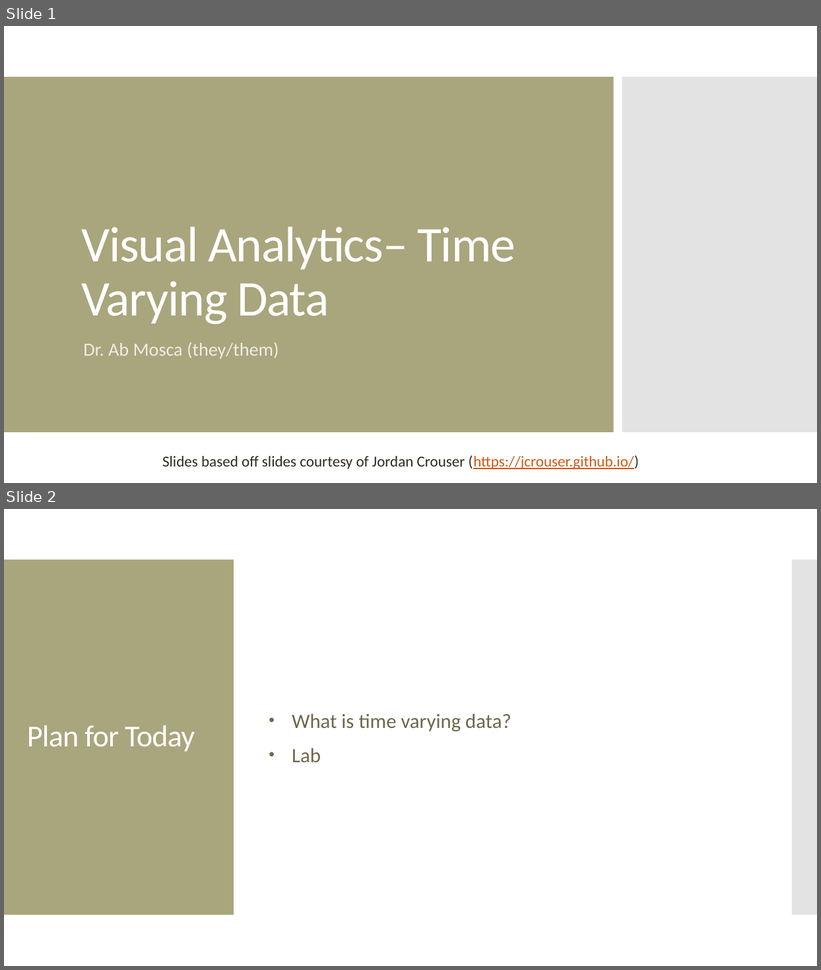
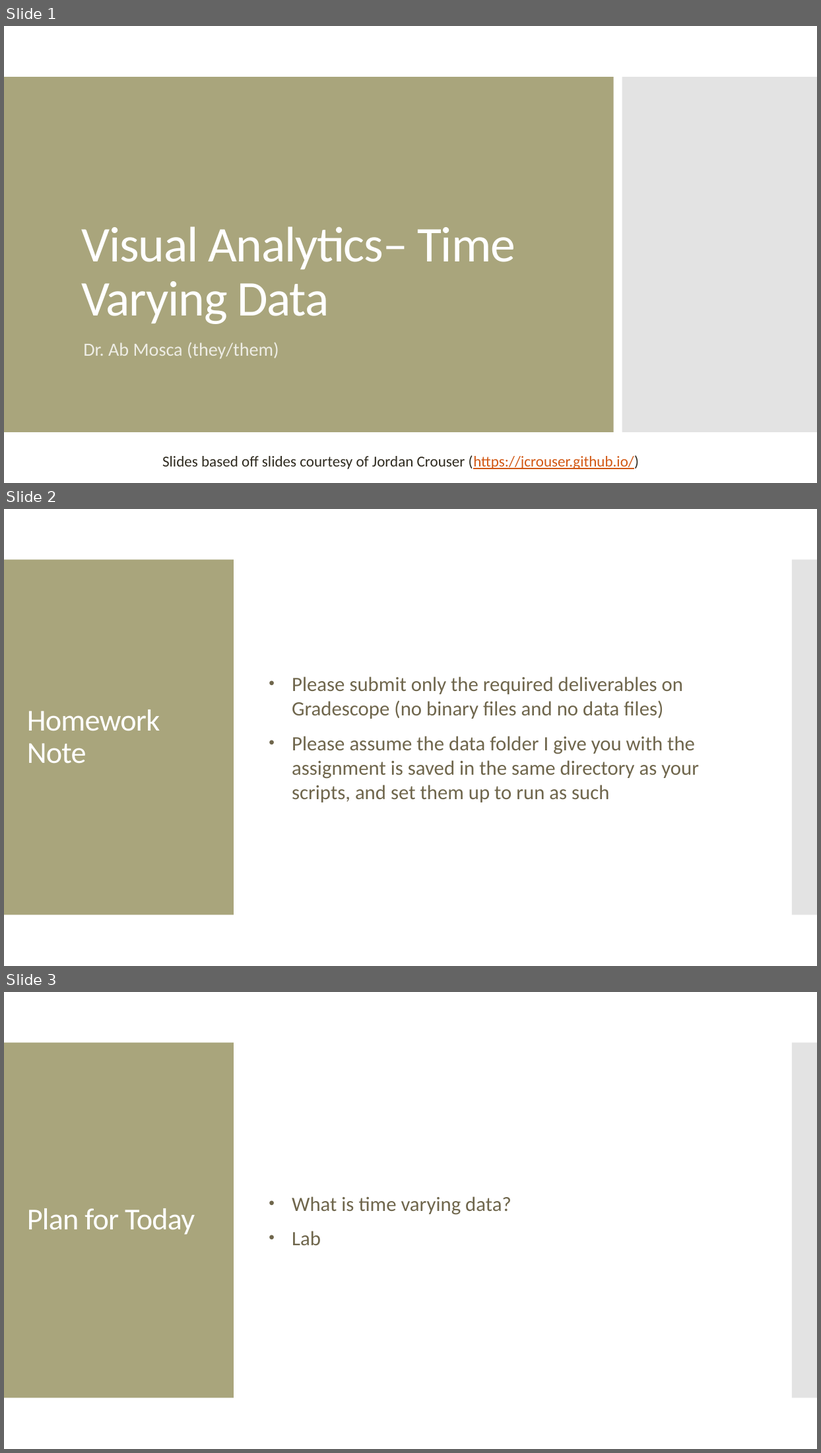
Before and after one commit to amosca01/SDS-CS235, a slide deck: slides/06-time-varying-data.pptx. Shown one above the other, each under a label of ours: slides 1 and 2 before the commit, slides 1, 2 and 3 after it. The pictures are 821x970 and 821x1453 pixels, drawn with LibreOffice and Linux fonts; fonts in the diff are those of the drawing. Boxes give left, top, right and bottom in pixels: in the first picture for what was removed or moved away, otherwise in the second. Text is boxed around its words. In the diff, an @@ line names an element or a change of style, - is before the commit and + after.

```diff
--- a/slides/06-time-varying-data.pptx
+++ b/slides/06-time-varying-data.pptx
@@ slide 2 added at (4, 509, 817, 966), background #FFFFFF; not listed: 2 template elements that a slide beside it also shows @@
@@ text added at (292, 677, 699, 803), 24 pt, text #6F664C @@
+• Please submit only the required deliverables on Gradescope (no binary files and no data files)
+• Please assume the data folder I give you with the assignment is saved in the same directory as your scripts, and set them up to run as such
@@ title added at (27, 710, 160, 764), 36 pt, text #FFFFFF @@
+Homework Note
@@ what was slide 2 is now slide 3 @@
```
Also in this commit, not shown: 1 other file.
